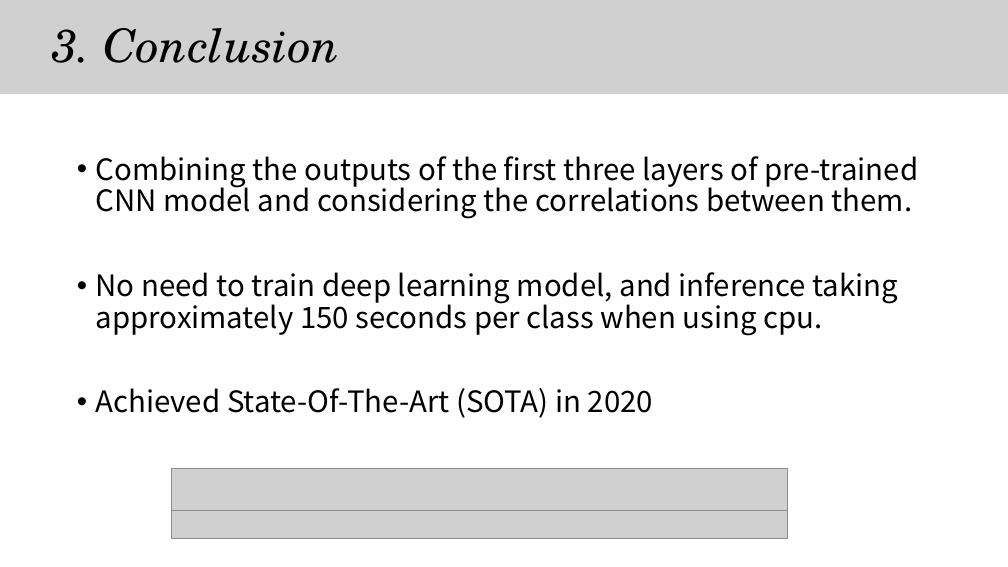
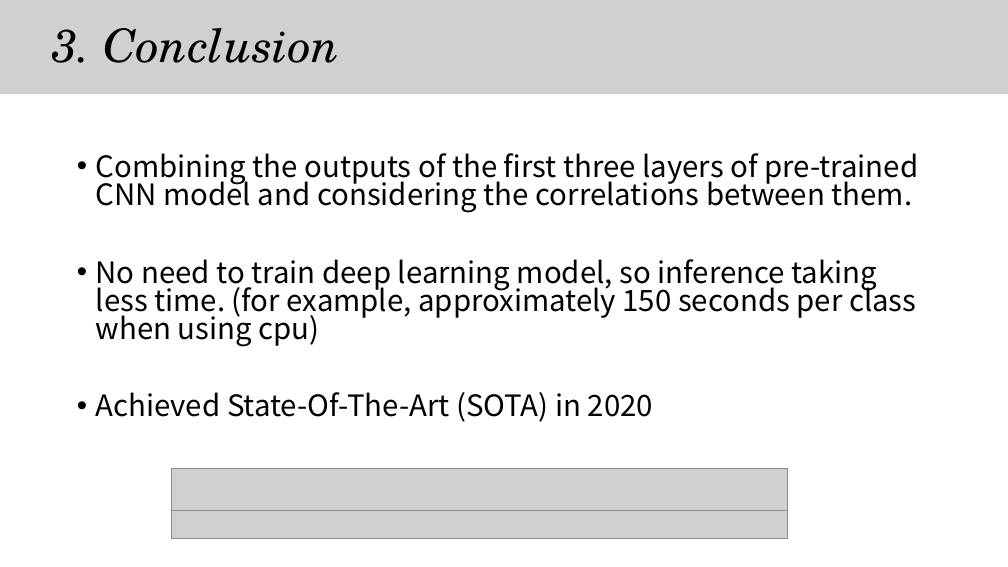
Before and after one commit to chroion/paper-review, a slide deck: slide 11 of Patch Distribution Modeling Framework for Anomaly Detection and Localization/Patch Distribution Modeling Framework for Anomaly Detection and Localization(eng).pptx. Drawn at 1008x567 pixels with LibreOffice and Linux fonts; fonts in the diff are those of the drawing; grey boxes stand for pictures. Boxes give left, top, right and bottom in pixels: in the first picture for what was removed or moved away, otherwise in the second. Text is boxed around its words. In the diff, an @@ line names an element or a change of style, - is before the commit and + after.

```diff
--- a/Patch Distribution Modeling Framework for Anomaly Detection and Localization/Patch Distribution Modeling Framework for Anomaly Detection and Localization(eng).pptx
+++ b/Patch Distribution Modeling Framework for Anomaly Detection and Localization/Patch Distribution Modeling Framework for Anomaly Detection and Localization(eng).pptx
@@ text at (96, 153, 918, 422): line spacing 0.9 to 0.8 @@
@@ text at (96, 259, 916, 347): text changed @@
-• No need to train deep learning model, and inference taking approximately 150 seconds per class when using cpu.
+• No need to train deep learning model, so inference taking less time. (for example, approximately 150 seconds per class when using cpu)
```
Also in this commit, not shown: 3 other slides changed, 1 other file.
